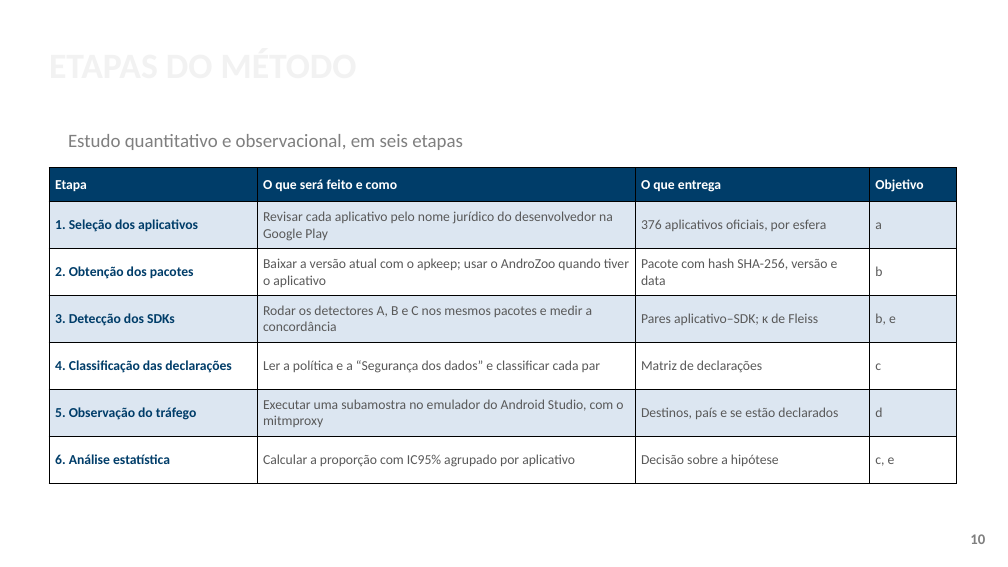
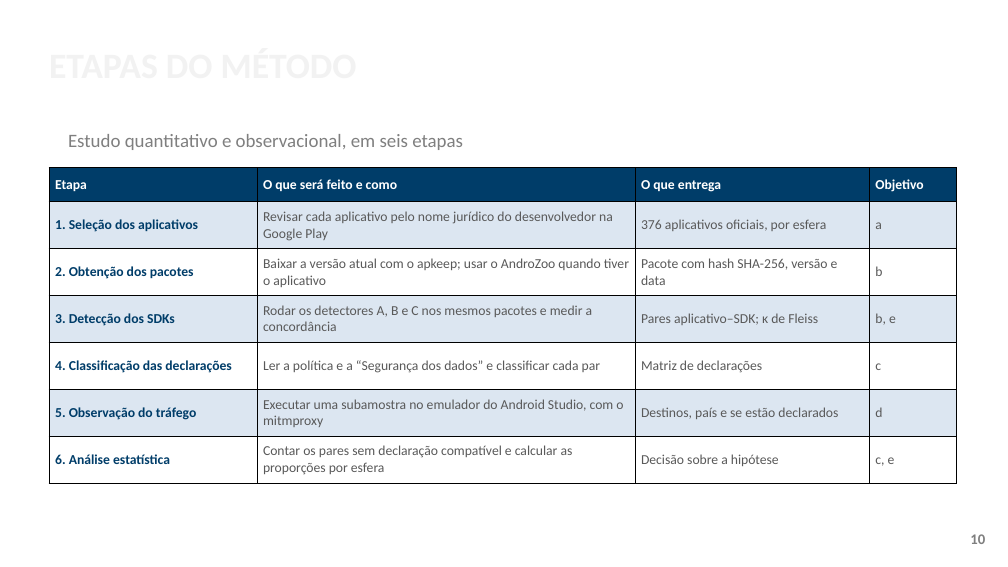
Before and after one commit to ClaudioAMF1/TCC, a slide deck: slide 10 of tcc/apresentacao/apresentacao-defesa-final.pptx. Drawn at 1008x567 pixels with LibreOffice and Linux fonts; fonts in the diff are those of the drawing; background and template pictures are left out. Boxes give left, top, right and bottom in pixels: in the first picture for what was removed or moved away, otherwise in the second. Text is boxed around its words. In the diff, an @@ line names an element or a change of style, - is before the commit and + after.

```diff
--- a/tcc/apresentacao/apresentacao-defesa-final.pptx
+++ b/tcc/apresentacao/apresentacao-defesa-final.pptx
@@ table at [49,168,957,483] @@
-row 7, column 2: Calcular a proporção com IC95% agrupado por aplicativo
+row 7, column 2: Contar os pares sem declaração compatível e calcular as proporções por esfera
```
Also in this commit, not shown: 4 other slides changed, 9 other files.
